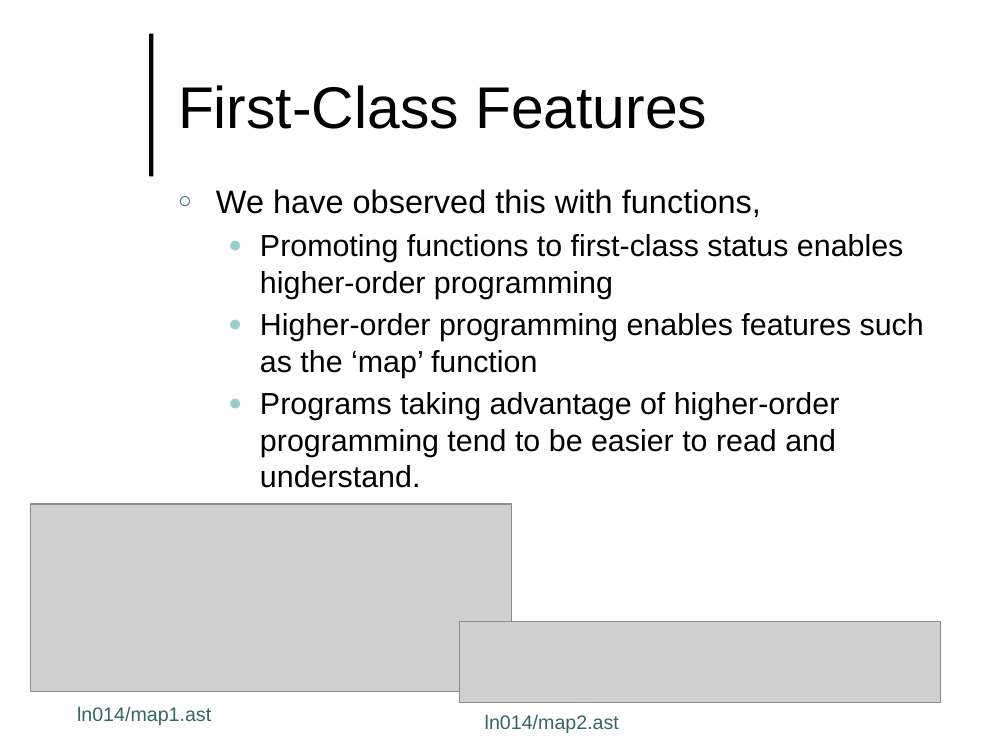
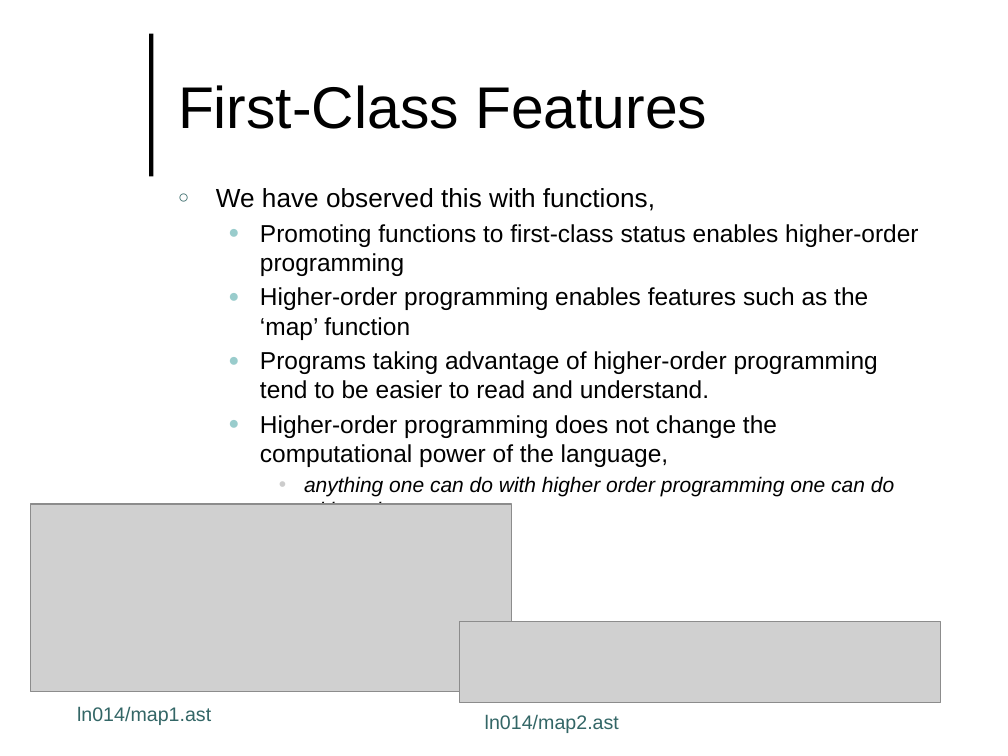
Before and after one commit to lutzhamel/CSC493, a slide deck: slide 5 of notes/csc493-ln014.pptx. Drawn at 1008x756 pixels with LibreOffice and Linux fonts; fonts in the diff are those of the drawing; grey boxes stand for pictures; background and template pictures are left out. Boxes give left, top, right and bottom in pixels: in the first picture for what was removed or moved away, otherwise in the second. Text is boxed around its words. In the diff, an @@ line names an element or a change of style, - is before the commit and + after.

```diff
--- a/notes/csc493-ln014.pptx
+++ b/notes/csc493-ln014.pptx
@@ text at (216, 188, 918, 399): size 23.2 to 18.8 pt in "We have observed this with functions,"; size 21.7 to 17.5 pt in "Promoting functions to first-class status enables higher-ord ...", "Higher-order programming enables features such as the ...", "Programs taking advantage of higher-order programming tend ..." @@
@@ text at (260, 415, 894, 505): paragraphs added @@
+  ● Higher-order programming does not change the computational power of the language,
+    • anything one can do with higher order programming one can do without it
```
Also in this commit, not shown: 9 other files.
